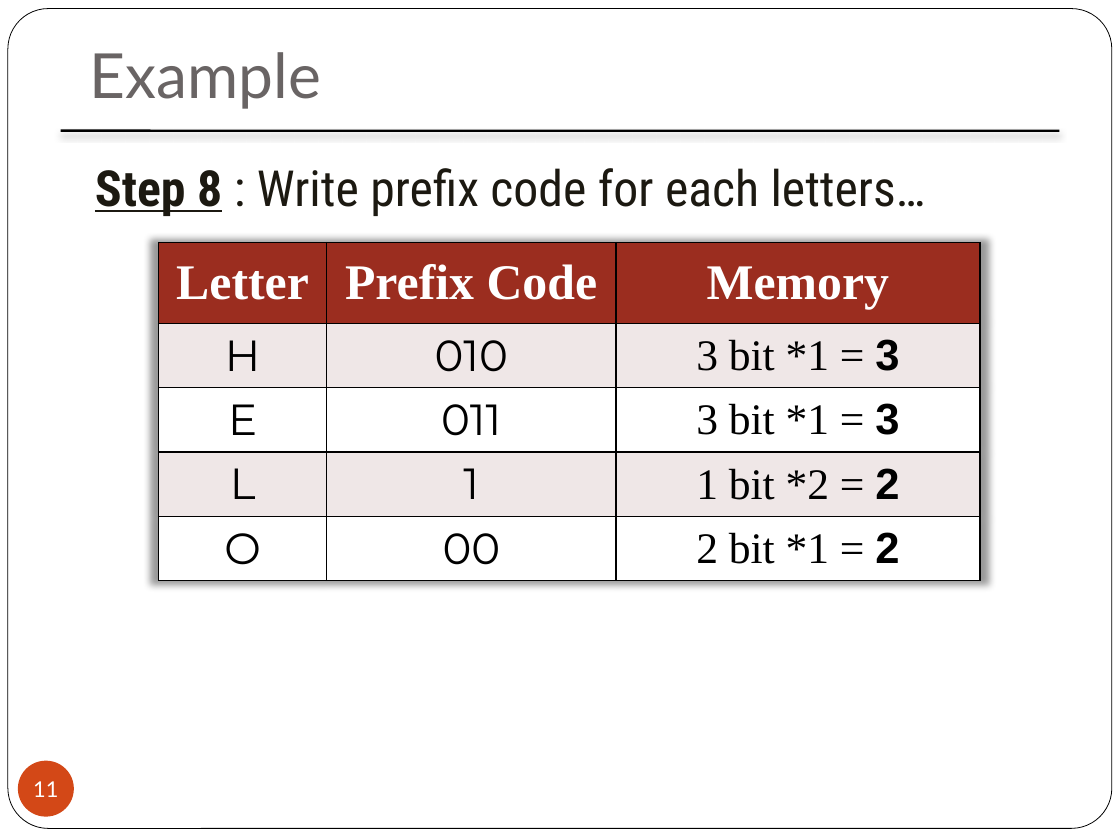
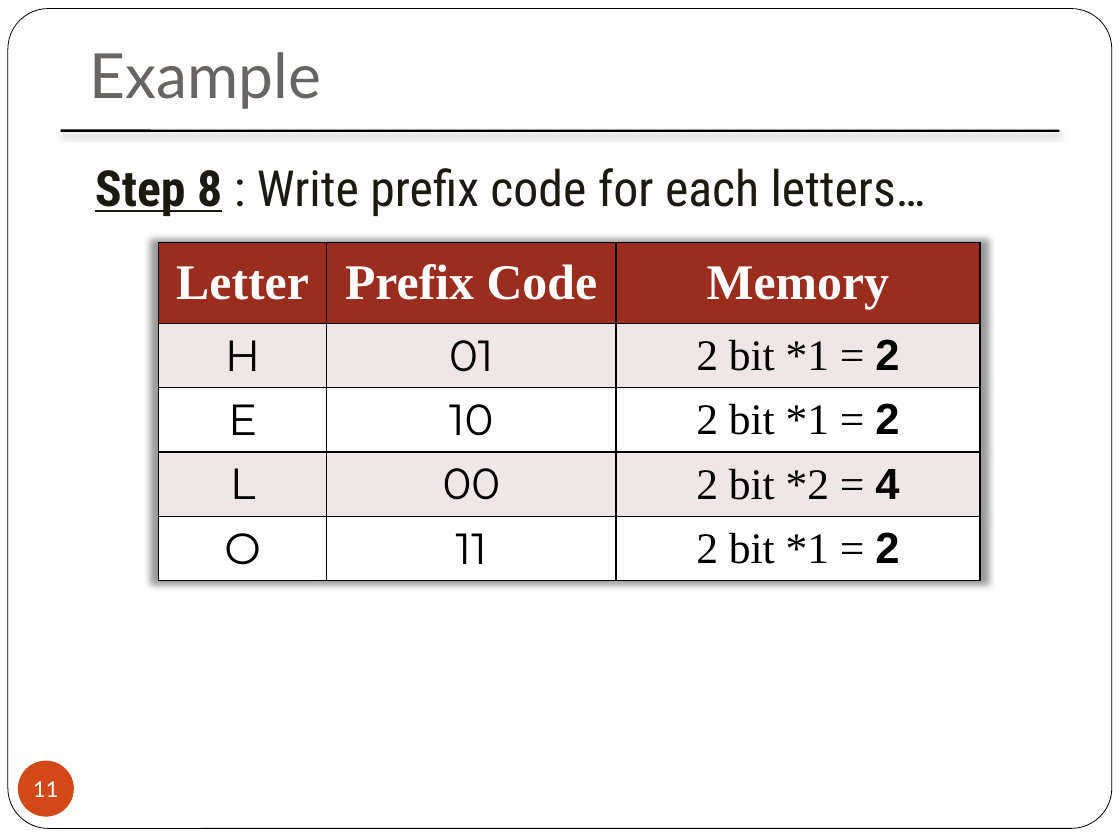
Before and after one commit to MaulikPatel295/MaulikPatel295, a slide deck: slide 11 of ALA/2161603_150124116006.pptx. Drawn at 1120x840 pixels with LibreOffice and Linux fonts; fonts in the diff are those of the drawing; background and template pictures are left out. Boxes give left, top, right and bottom in pixels: in the first picture for what was removed or moved away, otherwise in the second. Text is boxed around its words. In the diff, an @@ line names an element or a change of style, - is before the commit and + after.

```diff
--- a/ALA/2161603_150124116006.pptx
+++ b/ALA/2161603_150124116006.pptx
@@ table at [159, 243, 980, 579] @@
-row 2, column 2: 010
+row 2, column 2: 01
-row 2, column 3: 3 bit *1 = 3
+row 2, column 3: 2 bit *1 = 2
-row 3, column 2: 011
+row 3, column 2: 10
-row 3, column 3: 3 bit *1 = 3
+row 3, column 3: 2 bit *1 = 2
-row 4, column 2: 1
+row 4, column 2: 00
-row 4, column 3: 1 bit *2 = 2
+row 4, column 3: 2 bit *2 = 4
-row 5, column 2: 00
+row 5, column 2: 11
```
Also in this commit, not shown: 5 other slides changed, 1 other file.
